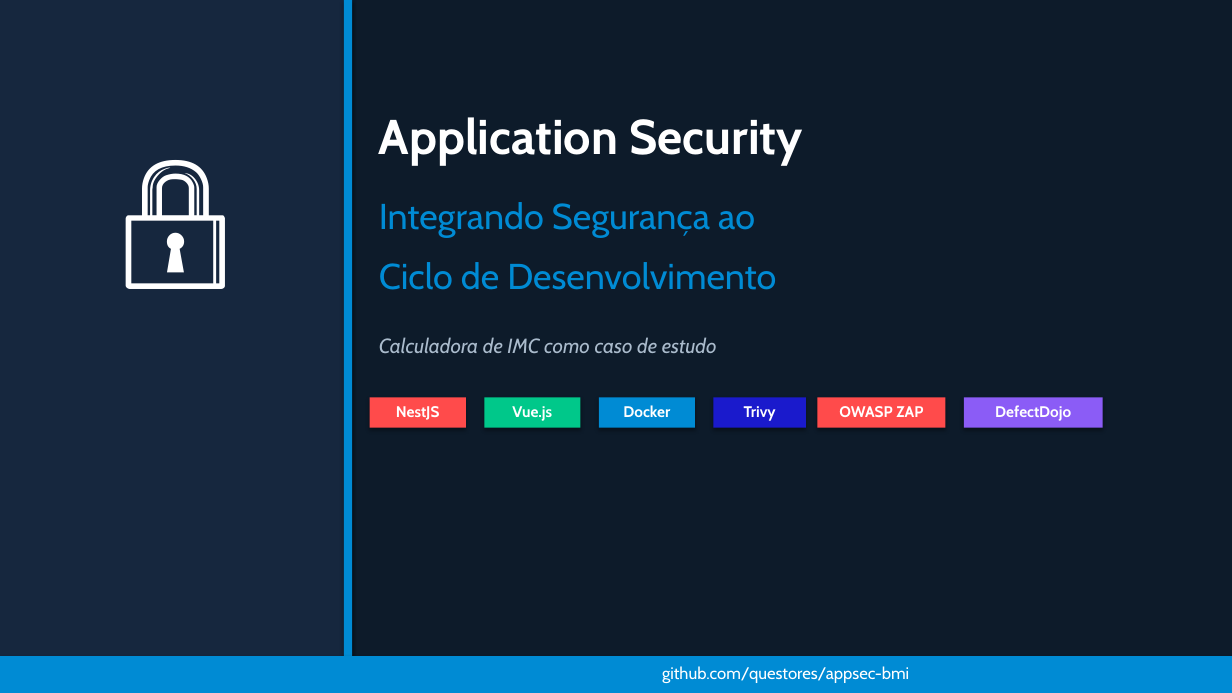
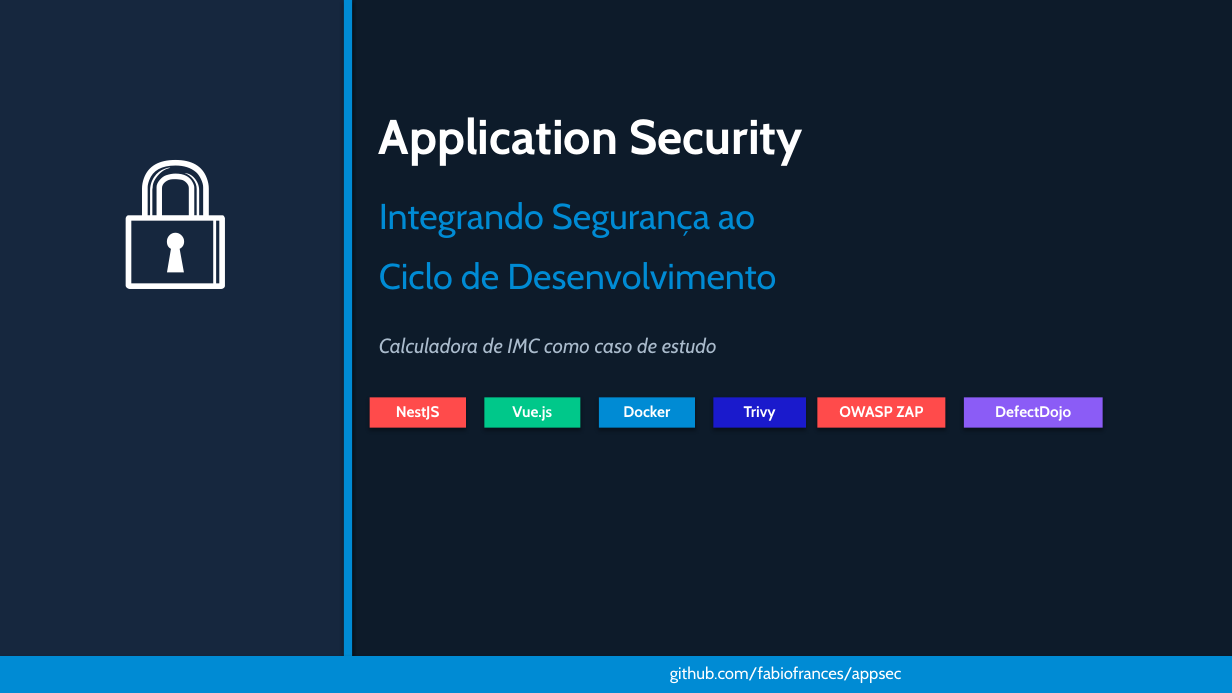
Before and after one commit to fabiofrances/appsec, a slide deck: slide 1 of reports/appsec-palestra.pptx. Drawn at 1232x693 pixels with LibreOffice and Linux fonts; fonts in the diff are those of the drawing. Boxes give left, top, right and bottom in pixels: in the first picture for what was removed or moved away, otherwise in the second. Text is boxed around its words. In the diff, an @@ line names an element or a change of style, - is before the commit and + after.

```diff
--- a/reports/appsec-palestra.pptx
+++ b/reports/appsec-palestra.pptx
@@ text at <box>670,666,902,683</box>: text changed @@
-github.com/questores/appsec-bmi
+github.com/fabiofrances/appsec
```
Also in this commit, not shown: 1 other slide changed, 1 other file.
